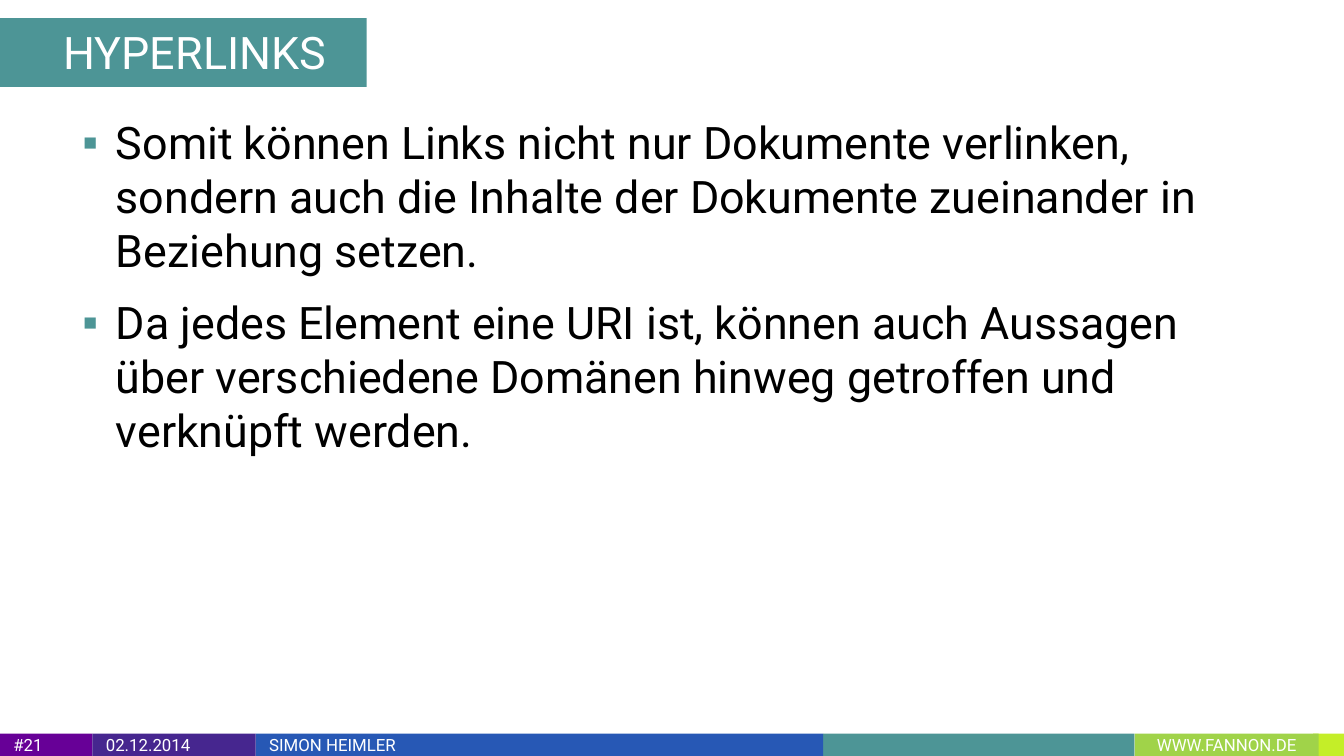
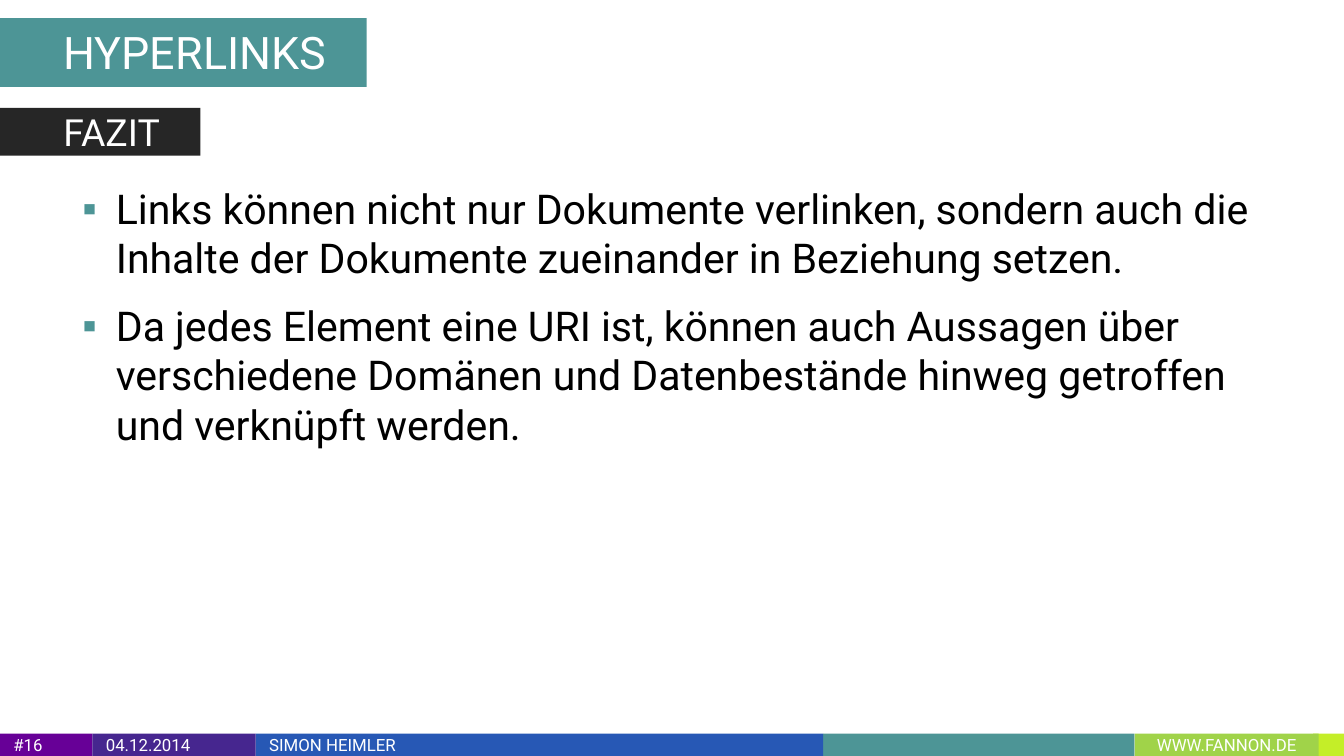
Before and after one commit to Fannon/SemanticWebParadigmen, a slide deck: slide 16 of Semantic Web Paradigmen PPT.pptx (slide 21 before the commit). Drawn at 1344x756 pixels with LibreOffice and Linux fonts; fonts in the diff are those of the drawing. Boxes give left, top, right and bottom in pixels: in the first picture for what was removed or moved away, otherwise in the second. Text is boxed around its words. In the diff, an @@ line names an element or a change of style, - is before the commit and + after.

```diff
--- a/Semantic Web Paradigmen PPT.pptx
+++ b/Semantic Web Paradigmen PPT.pptx
@@ rectangle added at (0,108,200,155), fill #262626, 20 pt, text #FFFFFF @@
+FAZIT
@@ text at (116,193,1248,449): text changed; size 24 to 22 pt @@
-▪ Somit können Links nicht nur Dokumente verlinken, sondern auch die Inhalte der Dokumente zueinander in Beziehung setzen.
-▪ Da jedes Element eine URI ist, können auch Aussagen über verschiedene Domänen hinweg getroffen und verknüpft werden.
+▪ Links können nicht nur Dokumente verlinken, sondern auch die Inhalte der Dokumente zueinander in Beziehung setzen.
+▪ Da jedes Element eine URI ist, können auch Aussagen über verschiedene Domänen und Datenbestände hinweg getroffen und verknüpft werden.
@@ page number at (13,739,42,751): text changed @@
-#21
+#16
@@ text in rectangle at (106,739,190,751): text changed @@
-02.12.2014
+04.12.2014
```
Also in this commit, not shown: 44 other slides changed, 5 slides added, 1 slide removed, 3 other files.
